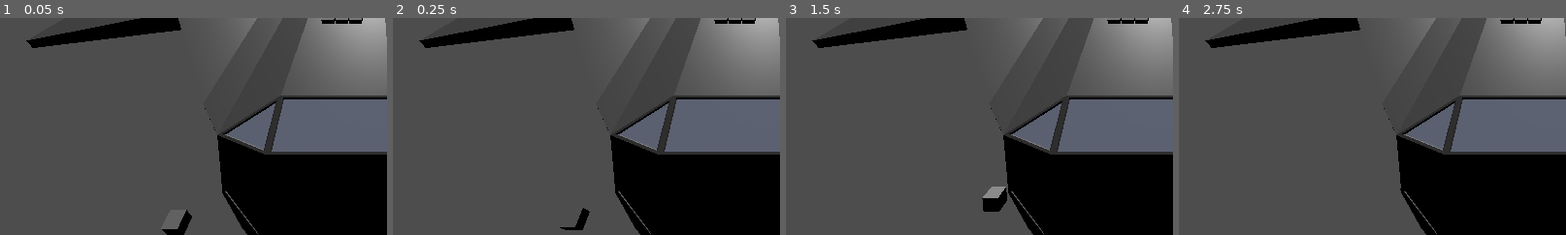
Above: before the commit, frames 1-4 (left to right).
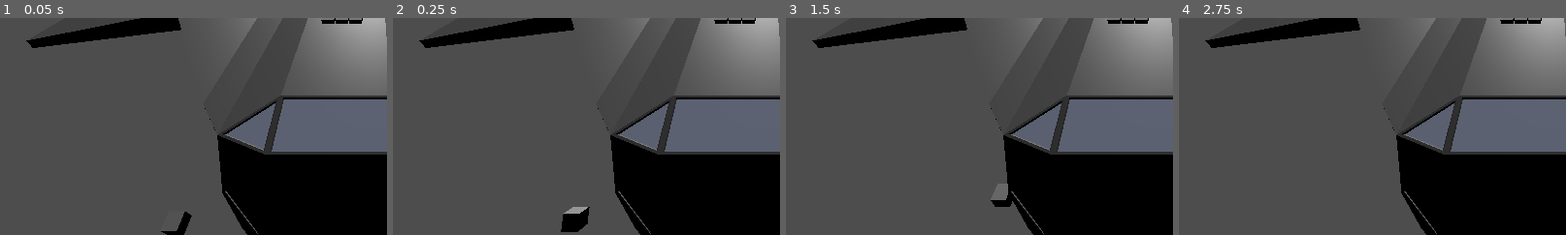
Above: after the commit, the same moments.

Repository: Xwilarg/LudumDare54
Game: Godot game, scene res://Scenes/Main.tscn
Two runs of this game, one before a commit and one after it. Both use one fixed random seed, a clock stepped at 60 frames per second and the inputs below.
Inputs:
- Up to frame 1 (0.05 s): no input
- Up to frame 2 (0.25 s): no input
- Up to frame 3 (1.5 s): click "Test" at 0.5 s; click "Test" at 1.25 s
- Up to frame 4 (2.75 s): click "Test" at 2 s
The pictures show only the part of the screen within x 2-52%, y 50-100%; the shares and areas given below are measured in that part.

The runs differ from the first frame. In frame 1, less than 0.1% of the frame differs, in the area x 41-50%, y 88-100%; in frame 2, 0.5%; in frame 3, 0.6%, in the area x 50-59%, y 76-90%; in frame 4, less than 0.1%.

Commit message:
Improve asteroid movement

Diff:
--- a/Scenes/Asteroid.tscn
+++ b/Scenes/Asteroid.tscn
@@ -17,3 +17,5 @@
 [node name="MeshInstance3D" type="MeshInstance3D" parent="RigidBody3D/CollisionShape3D"]
 mesh = SubResource("BoxMesh_4i1wr")
 skeleton = NodePath("../../..")
+
+[connection signal="body_entered" from="RigidBody3D" to="." method="_on_rigid_body_3d_body_entered"]
--- a/Scripts/Asteroid.gd
+++ b/Scripts/Asteroid.gd
@@ -2,22 +2,12 @@
 
 var hp: int = 100
 var target: Node3D
-var move_speed: float = 1.3
-var rotation_speed: float = PI/250
-var rotation_vec: Vector3
+var move_speed: float = 100
+var rotation_speed: float = PI
 
-# Called when the node enters the scene tree for the first time.
-func _ready():
-	var rng = get_node("/root/GameManager").rng
-	rotation_vec = Vector3(rng.randf_range(0.1, 1.3), rng.randf_range(0.1, 1.3), rng.randf_range(0.1, 1.3)) * 1000
-
-# Called every frame. 'delta' is the elapsed time since the previous frame.
 func _process(delta):
-	position = position.move_toward(target.position, delta*move_speed)
-	rotate_x(rotation_speed)
-
-	if global_position.is_equal_approx(target.global_position):
-		explode()
+	$RigidBody3D.linear_velocity = (target.global_position - global_position).normalized() * move_speed * delta
+	$RigidBody3D/CollisionShape3D/MeshInstance3D.rotate_x(rotation_speed * delta)
 
 func explode():
 	print("boom")
@@ -25,3 +15,7 @@
 
 func set_target(value: Node3D):
 	target = value
+
+
+func _on_rigid_body_3d_body_entered(body):
+	print(body)
--- a/Scripts/GameManager.gd
+++ b/Scripts/GameManager.gd
@@ -32,4 +32,5 @@
 		var query = PhysicsRayQueryParameters3D.create(from, to)
 
 		var result = space_state.intersect_ray(query)
+
 		print(result)
--- a/Scripts/Spaceship.gd
+++ b/Scripts/Spaceship.gd
@@ -1,11 +1,3 @@
 extends Node3D
 
 const max_hp: int = 50
-
-# Called when the node enters the scene tree for the first time.
-func _ready():
-	pass # Replace with function body.
-
-# Called every frame. 'delta' is the elapsed time since the previous frame.
-func _process(delta):
-	pass
